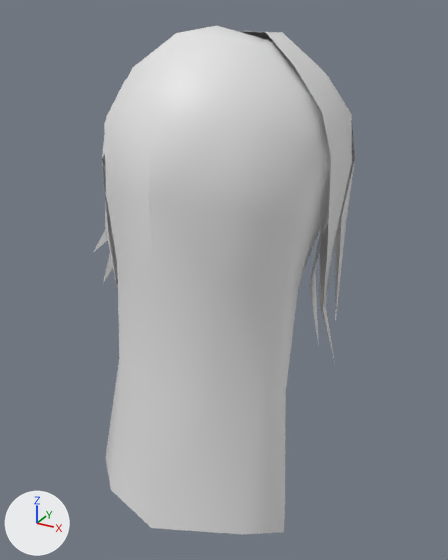
An edit to the glTF model assets/Converted Models/HairStyle/Human Female/Wizard female hair 15.glb, drawn before and after from the same camera.
Before and after are seen from a camera (50 mm lens) standing at (0.203, -0.382, 0.175) and looking at (0.001, -0.014, -0.009). The lights are fixed; the arrows at lower left show +X, +Y and +Z. The older version comes first.

Before the edit, the objects in view are built like this:
```python
me_0002_0 = bpy.data.meshes.new('0002_0')
me_0002_0.from_pydata(...)  # 159 vertices, 234 faces; spans x -0.09..0.093, y -0.115..0.087, z -0.181..0.164
ob_0002_0 = bpy.data.objects.new('0002_0', me_0002_0)
ob_0002_0.location = (0.0, 0.0, 0.0)
```
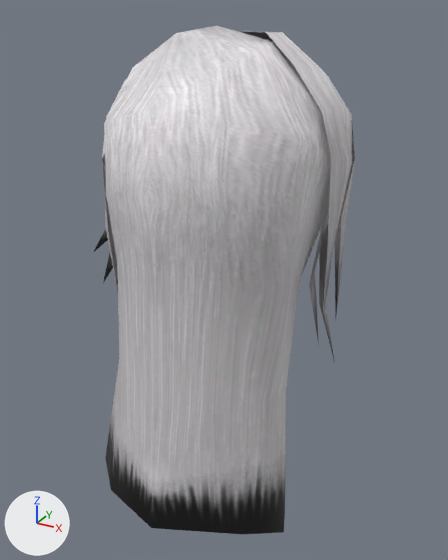
Changed parts and their boxes [x1, y1, x2, y2] in the pictures (448 x 560 px):
'0002_0', recoloured: [94, 26, 355, 534] in both

Edits to the bpy script that builds the scene:
```text
Add img_tex_6055092352253804169_dds:
    img_tex_6055092352253804169_dds = load_image('tex_6055092352253804169.dds', '_unpacked/tex_6055092352253804169.dds', 512, 512, 'sRGB')
Add mat_0002_0_mat:
    mat_0002_0_mat = principled_material('0002_0_mat')
    mat_0002_0_mat.texture = img_tex_6055092352253804169_dds
Change me_0002_0:
    where me_0002_0.from_pydata(...)  # 159 vertices, 234 faces; spans x -0.09..0.093, y -0.115..0.087, z -0.181..0.164
    add me_0002_0.materials.append(mat_0002_0_mat)  # picture img_tex_6055092352253804169_dds
```
